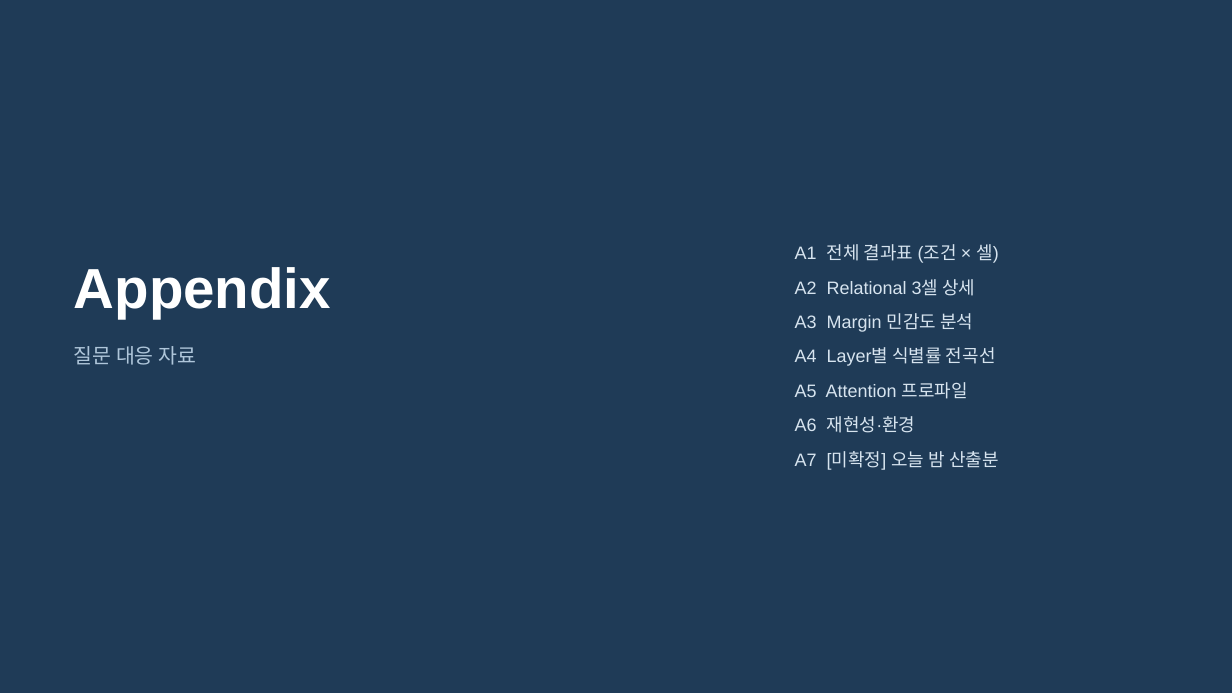
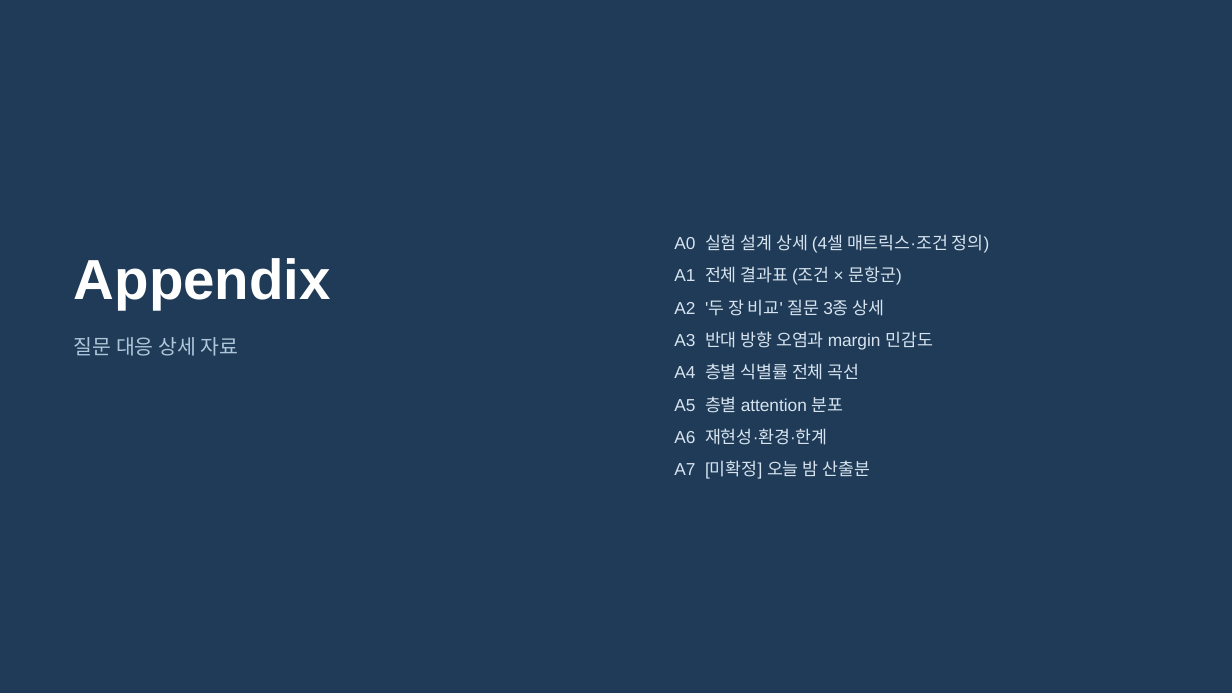
Before and after one commit to hsmai/Source-Depth, a slide deck: slide 14 of meeting/SourceDepth_Phase0_meeting.pptx. Drawn at 1232x693 pixels with LibreOffice and Linux fonts; fonts in the diff are those of the drawing. Boxes give left, top, right and bottom in pixels: in the first picture for what was removed or moved away, otherwise in the second. Text is boxed around its words. In the diff, an @@ line names an element or a change of style, - is before the commit and + after.

```diff
--- a/meeting/SourceDepth_Phase0_meeting.pptx
+++ b/meeting/SourceDepth_Phase0_meeting.pptx
@@ text "A0 실험 설계 상세 (4셀 ...": place and size @@
-text "A0 실험 설계 상세 (4셀 ..." at <box>795,244,999,470</box>
+text "A0 실험 설계 상세 (4셀 ..." at <box>674,234,990,479</box>
@@ text "Appendix": place and size @@
-text "Appendix" at <box>74,267,331,319</box>
+text "Appendix" at <box>74,258,331,310</box>
@@ text at <box>674,234,990,445</box>: text changed; size 14 to 13.5 pt @@
-A1 전체 결과표 (조건 × 셀)
-A2 Relational 3셀 상세
-A3 Margin 민감도 분석
-A4 Layer별 식별률 전곡선
-A5 Attention 프로파일
-A6 재현성·환경
+A0 실험 설계 상세 (4셀 매트릭스·조건 정의)
+A1 전체 결과표 (조건 × 문항군)
+A2 '두 장 비교' 질문 3종 상세
+A3 반대 방향 오염과 margin 민감도
+A4 층별 식별률 전체 곡선
+A5 층별 attention 분포
+A6 재현성·환경·한계
@@ text at <box>74,337,239,356</box>: text changed @@
-질문 대응 자료
+질문 대응 상세 자료
@@ text at <box>674,460,870,479</box>: size 14 to 13.5 pt in "A7 [미확정] 오늘 밤 산출분"; less space between paragraphs @@
```
Also in this commit, not shown: 6 other slides changed, 15 slides added, 14 slides removed, 2 other files.
